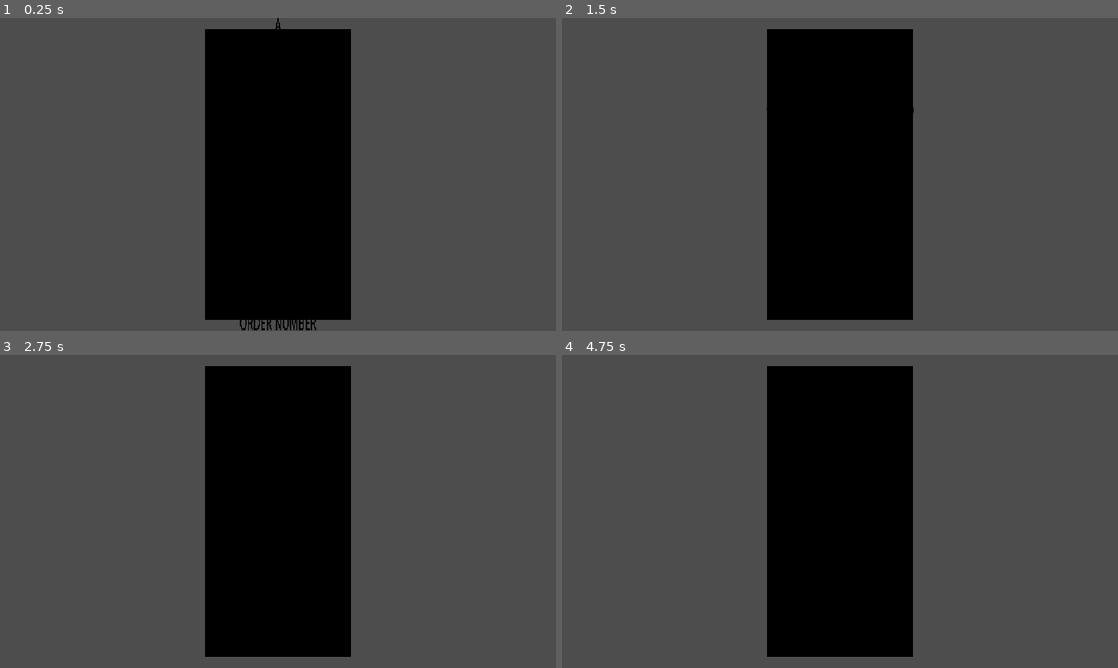
Above: before the commit, frames 1-4 (two rows, left to right).
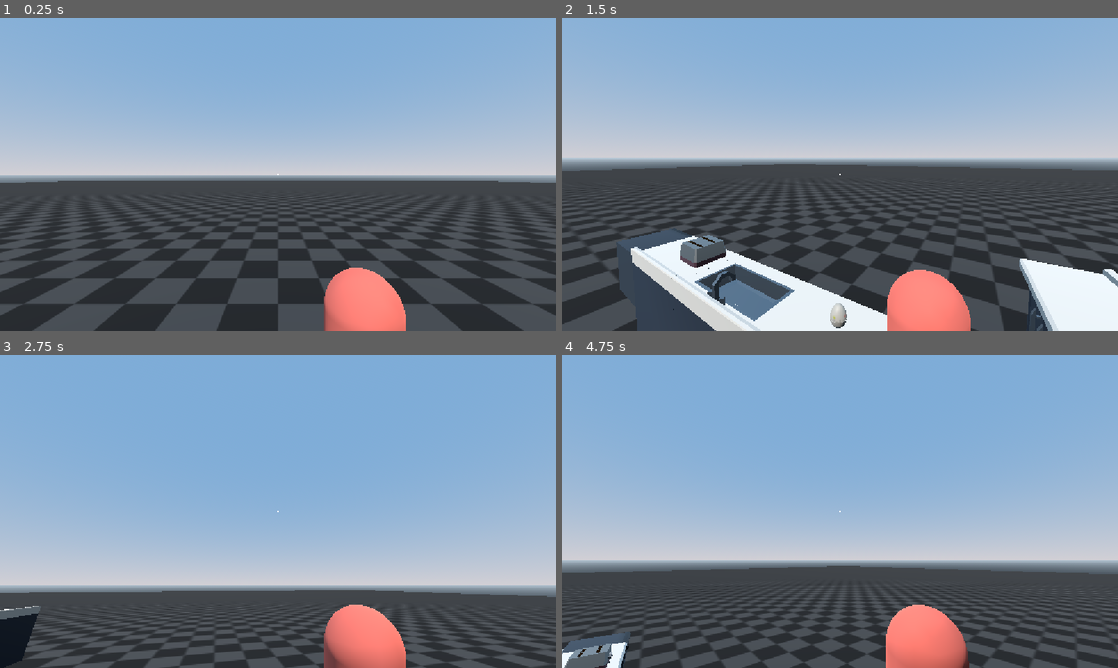
Above: after the commit, the same moments.

Repository: Surresteel/godot_gmtk_jam_july_2026
Game: Godot game, scene res://Levels/Kitchen/kitchen.tscn
Two runs of this game, one before a commit and one after it. Both use one fixed random seed, a clock stepped at 60 frames per second and the inputs below. Before the commit the project starts from res://ticketsystem/scenes/ticket.tscn.
Inputs (mouse positions are in pixels of both pictures, inside the frame that each line leads up to):
- Up to frame 1 (0.25 s): no input
- Up to frame 2 (1.5 s): move the mouse to (962, 158) at 0.52 s; hold D (right) 0.53-1.28 s; hold Ctrl (crouch, bound only after the commit) 0.53-1.28 s; click (962, 158) at 0.67 s; tap Space (jump) at 0.77 s; tap C (zoom, bound only after the commit) at 0.8, 1.35 s; move the mouse to (728, 190) at 1.27 s; hold S (backward) from 1.28 s (still down)
- Up to frame 3 (2.75 s): tap Space (jump) at 1.52 s; tap Ctrl (crouch, bound only after the commit) at 1.55 s; move the mouse to (333, 442) at 2.02 s; release S (backward) at 2.03 s; press the mouse at (333, 442) at 2.03 s; hold D (right) from 2.03 s (still down); tap C (zoom, bound only after the commit) at 2.3 s
- Up to frame 4 (4.75 s): move the mouse to (812, 574) at 2.77 s; release D (right) at 2.78 s; release the mouse at (812, 574) at 2.78 s; hold W (forward) 2.78-3.53 s; right-click (812, 574) at 2.85 s; click (812, 574) at 2.92 s; tap Space (jump) at 3.02, 3.77, 4.52 s; tap Ctrl (crouch, bound only after the commit) at 3.05, 4.55 s; move the mouse to (1006, 558) at 3.52 s; hold Ctrl (crouch, bound only after the commit) 3.53-4.28 s; hold A (left) from 3.53 s (still down); tap C (zoom, bound only after the commit) at 3.8, 4.35 s; move the mouse to (673, 464) at 4.27 s

The runs differ from the first frame. In frame 1, 79% of the frame differs, in the area x 0-100%, y 0-100%; in frame 2, 82%; in frame 3, 88%; in frame 4, 85%.

Commit message:
im pushing these changes and you cant stop me

Diff:
--- a/Testes/template character.gd
+++ b/Testes/template character.gd
@@ -90,6 +90,22 @@
 			elif camera.rotation_degrees.x <= -90:
 				camera.rotation_degrees.x = -90
 
+	if event.is_action_pressed("crouch"):
+
+		crouch(-0.25)
+
+	elif event.is_action_released("crouch"):
+
+		crouch(0.53)
+
+	if event.is_action_pressed("zoom"):
+
+		zoom(40.0)
+
+	if event.is_action_released("zoom"):
+
+		zoom(75.0)
+
 func _cast_mouse_ray() -> Interactable:
 	var vp: Viewport = get_viewport()
 	var cam: Camera3D = vp.get_camera_3d()
@@ -136,3 +152,16 @@
 
 func lock_camera(state: bool) -> void:
 	camera_lock = state
+
+func crouch(crouch_amount: float):
+
+	var crouch_tween : Tween = create_tween()
+
+	crouch_tween.tween_property(camera, "position", Vector3(0,crouch_amount,0), 0.3)
+
+func zoom(zoom_amount: float):
+
+	var zoom_tween : Tween = create_tween()
+
+	zoom_tween.tween_property(camera, "fov", zoom_amount, 0.4).\
+	set_trans(Tween.TRANS_CUBIC)
--- a/Testes/template_character.tscn
+++ b/Testes/template_character.tscn
@@ -18,7 +18,7 @@
 
 [node name="tempalte character" type="CharacterBody3D" unique_id=2009549190 node_paths=PackedStringArray("hand")]
 script = ExtResource("1_lhsoi")
-hand = NodePath("HandPivot/Egg")
+hand = NodePath("Camera3D/HandPivot/Egg")
 
 [node name="CollisionShape3D" type="CollisionShape3D" parent="." unique_id=745625115]
 shape = SubResource("CapsuleShape3D_f7fki")
@@ -29,10 +29,10 @@
 [node name="Camera3D" type="Camera3D" parent="." unique_id=1029608773]
 transform = Transform3D(1, 0, 0, 0, 1, 0, 0, 0, 1, 0, 0.5301525, 0)
 
-[node name="HandPivot" type="Node3D" parent="." unique_id=884649959]
-transform = Transform3D(1, 0, 0, 0, 1, 0, 0, 0, 1, 0.09, 0.17, -0.218)
+[node name="HandPivot" type="Node3D" parent="Camera3D" unique_id=884649959]
+transform = Transform3D(1, 0, 0, 0, 1, 0, 0, 0, 1, 0.09, -0.22, -0.218)
 
-[node name="Egg" parent="HandPivot" unique_id=376967929 instance=ExtResource("2_pewpo")]
+[node name="Egg" parent="Camera3D/HandPivot" unique_id=376967929 instance=ExtResource("2_pewpo")]
 
 [node name="UI" type="Control" parent="." unique_id=565920166]
 layout_mode = 3
--- a/project.godot
+++ b/project.godot
@@ -11,7 +11,7 @@
 [application]
 
 config/name="godot_gmtk_jam_july_2026"
-run/main_scene="uid://tygjep58dxwr"
+run/main_scene="uid://c0smi1453trep"
 config/features=PackedStringArray("4.7", "Forward Plus")
 
 [display]
@@ -60,6 +60,16 @@
 "events": [Object(InputEventMouseButton,"resource_local_to_scene":false,"resource_name":"","device":-1,"window_id":0,"a …(258 unchanged characters)…
 ]
 }
+crouch={
+"deadzone": 0.2,
+"events": [Object(InputEventKey,"resource_local_to_scene":false,"resource_name":"","device":-1,"window_id":0,"alt_pressed":false,"shift_pressed":false,"ctrl_pressed":false,"meta_pressed":false,"pressed":false,"keycode":0,"physical_keycode":4194326,"key_label":0,"unicode":0,"location":0,"echo":false,"script":null)
+]
+}
+zoom={
+"deadzone": 0.2,
+"events": [Object(InputEventKey,"resource_local_to_scene":false,"resource_name":"","device":-1,"window_id":0,"alt_pressed":false,"shift_pressed":false,"ctrl_pressed":false,"meta_pressed":false,"pressed":false,"keycode":0,"physical_keycode":67,"key_label":0,"unicode":99,"location":0,"echo":false,"script":null)
+]
+}
 
 [physics]
 
